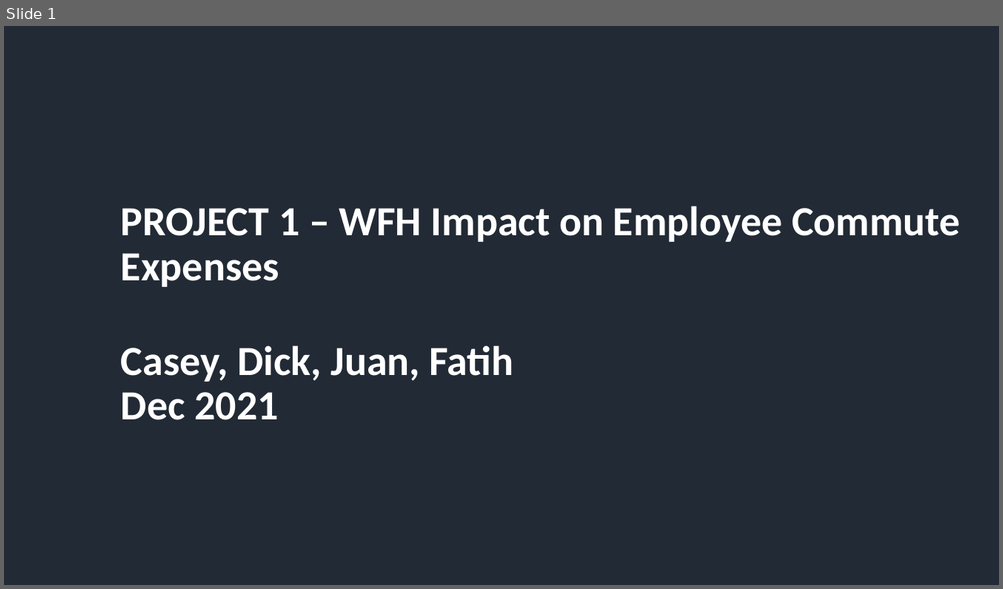
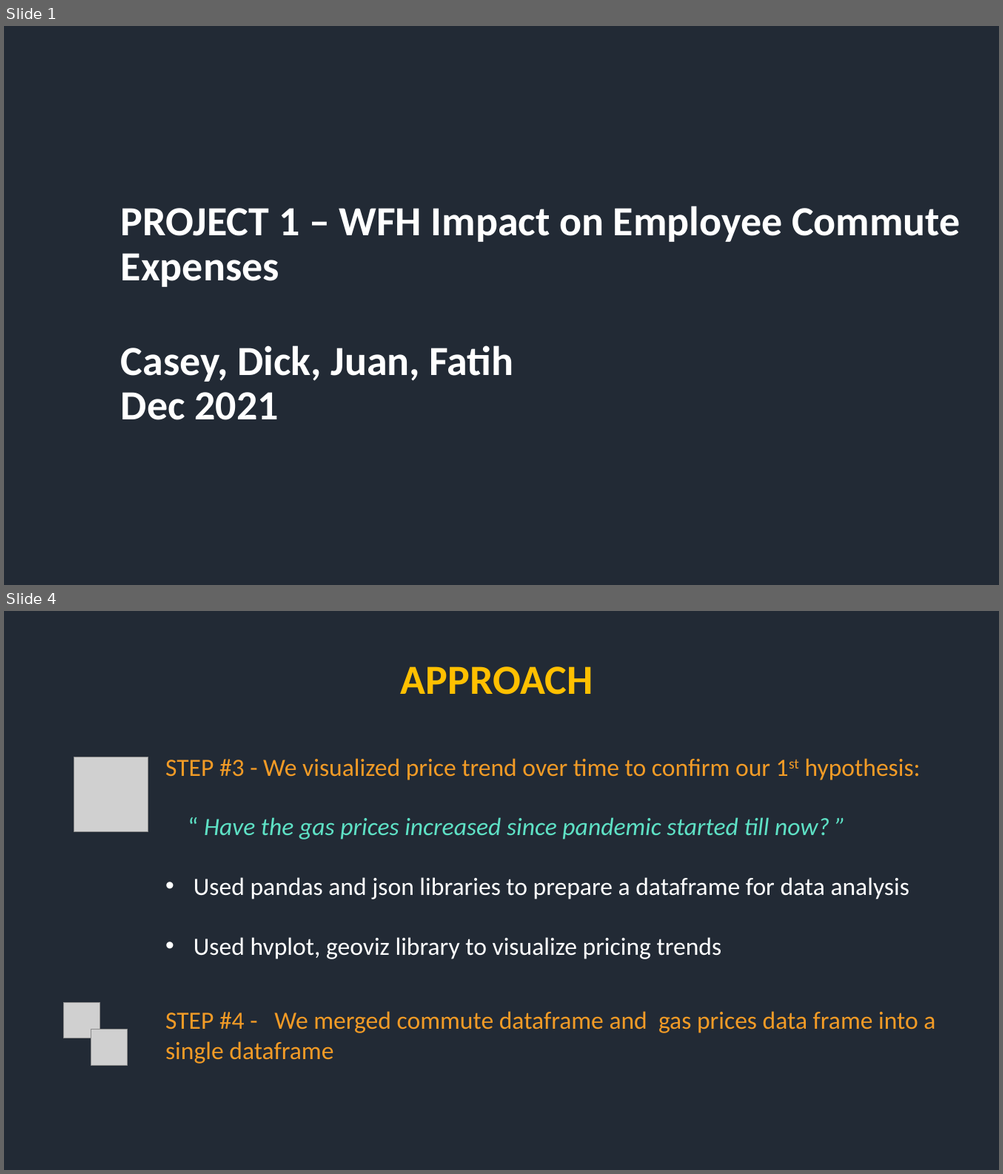
Before and after one commit to thayercasey/project_1, a slide deck: Wfh_Impact_on_Commute_Costs.pptx. Shown one above the other, each under a label of ours: slide 1 before the commit, slides 1 and 4 after it; the slides between them are not shown. The pictures are 1003x589 and 1003x1174 pixels, drawn with LibreOffice and Linux fonts; fonts in the diff are those of the drawing; grey boxes stand for pictures. Boxes give left, top, right and bottom in pixels: in the first picture for what was removed or moved away, otherwise in the second. Text is boxed around its words. In the diff, an @@ line names an element or a change of style, - is before the commit and + after.

```diff
--- a/Wfh_Impact_on_Commute_Costs.pptx
+++ b/Wfh_Impact_on_Commute_Costs.pptx
@@ slide 4 added at [4, 611, 999, 1170], background #222A34 @@
@@ text added at [401, 667, 593, 695], 40 pt, text #FFC000, bold @@
+APPROACH
@@ picture added at [74, 758, 148, 832] @@
@@ text added at [165, 758, 920, 960], 24 pt, text #FFFFFF @@
+STEP #3 - We visualized price trend over time to confirm our 1st hypothesis:
+“ Have the gas prices increased since pandemic started till now? ”
+• Used pandas and json libraries to prepare a dataframe for data analysis
+• Used hvplot, geoviz library to visualize pricing trends
@@ picture added at [64, 1002, 99, 1039] @@
@@ picture added at [91, 1030, 127, 1065] @@
@@ text added at [165, 1011, 935, 1064], 24 pt, text #F29B26 @@
+STEP #4 - We merged commute dataframe and gas prices data frame into a single dataframe
```
Also in this commit, not shown: 1 slide changed, 7 other slides added, 4 slides removed, 1 other file.
